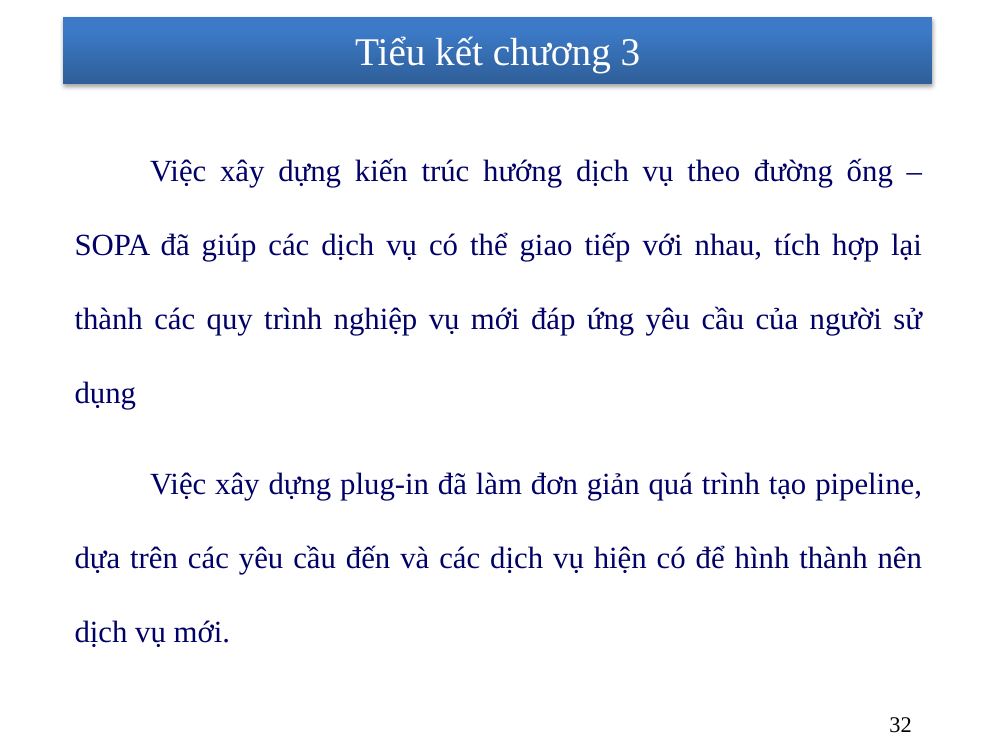
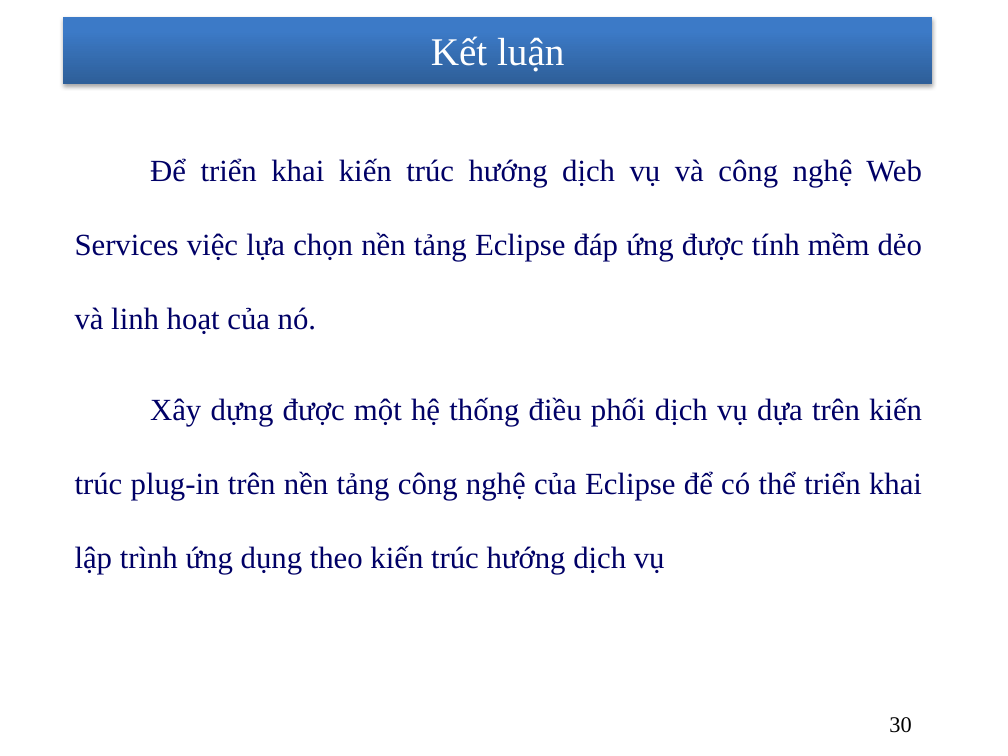
Before and after one commit to nhanhnt/LUANVAN, a slide deck: slide 30 of WORD/luanvan_nhanhnt_ver8.pptx (slide 32 before the commit). Drawn at 1008x756 pixels with LibreOffice and Linux fonts; fonts in the diff are those of the drawing; background and template pictures are left out. Boxes give left, top, right and bottom in pixels: in the first picture for what was removed or moved away, otherwise in the second. Text is boxed around its words. In the diff, an @@ line names an element or a change of style, - is before the commit and + after.

```diff
--- a/WORD/luanvan_nhanhnt_ver8.pptx
+++ b/WORD/luanvan_nhanhnt_ver8.pptx
@@ title at [431,36,564,72]: text changed @@
-Tiểu kết chương 3
+Kết luận
@@ text at [75,158,922,574]: text changed @@
-    Việc xây dựng kiến trúc hướng dịch vụ theo đường ống – SOPA đã giúp các dịch vụ có thể giao tiếp với nhau, tích hợp lại thành các quy trình nghiệp vụ mới đáp ứng yêu cầu của người sử dụng
-    Việc xây dựng plug-in đã làm đơn giản quá trình tạo pipeline, dựa trên các yêu cầu đến và các dịch vụ hiện có để hình thành nên dịch vụ mới.
+    Để triển khai kiến trúc hướng dịch vụ và công nghệ Web Services việc lựa chọn nền tảng Eclipse đáp ứng được tính mềm dẻo và linh hoạt của nó.
+    Xây dựng được một hệ thống điều phối dịch vụ dựa trên kiến trúc plug-in trên nền tảng công nghệ của Eclipse để có thể triển khai lập trình ứng dụng theo kiến trúc hướng dịch vụ
@@ page number at [889,717,911,733]: text changed @@
-32
+30
```
Also in this commit, not shown: 2 other slides changed, 3 slides removed.
